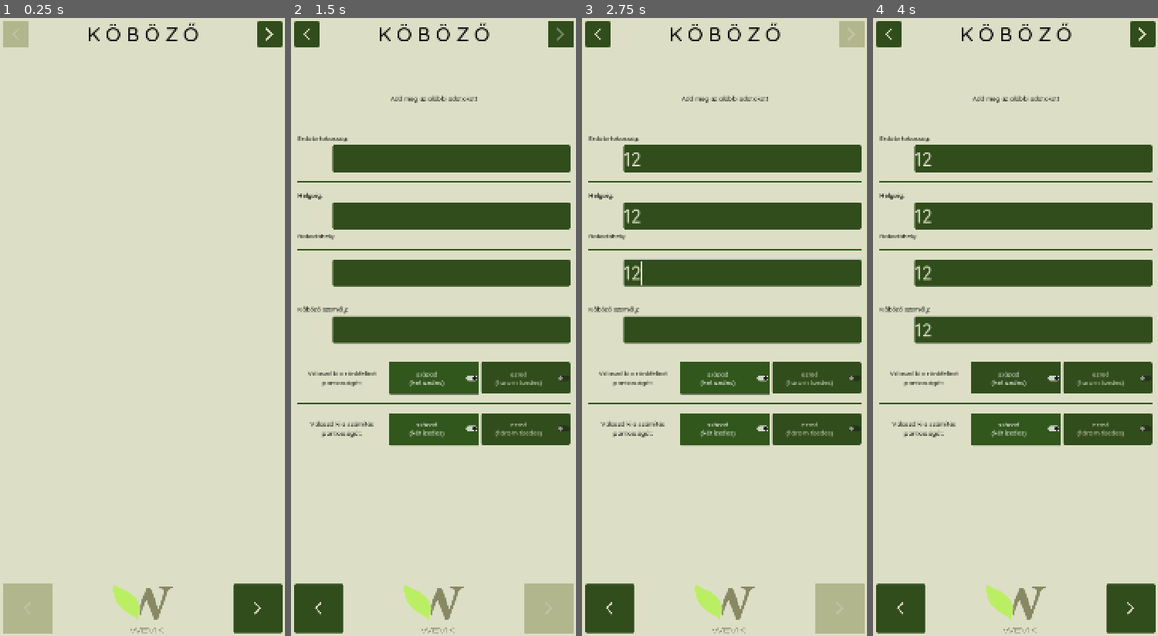
Above: before the commit, frames 1-4 (left to right).
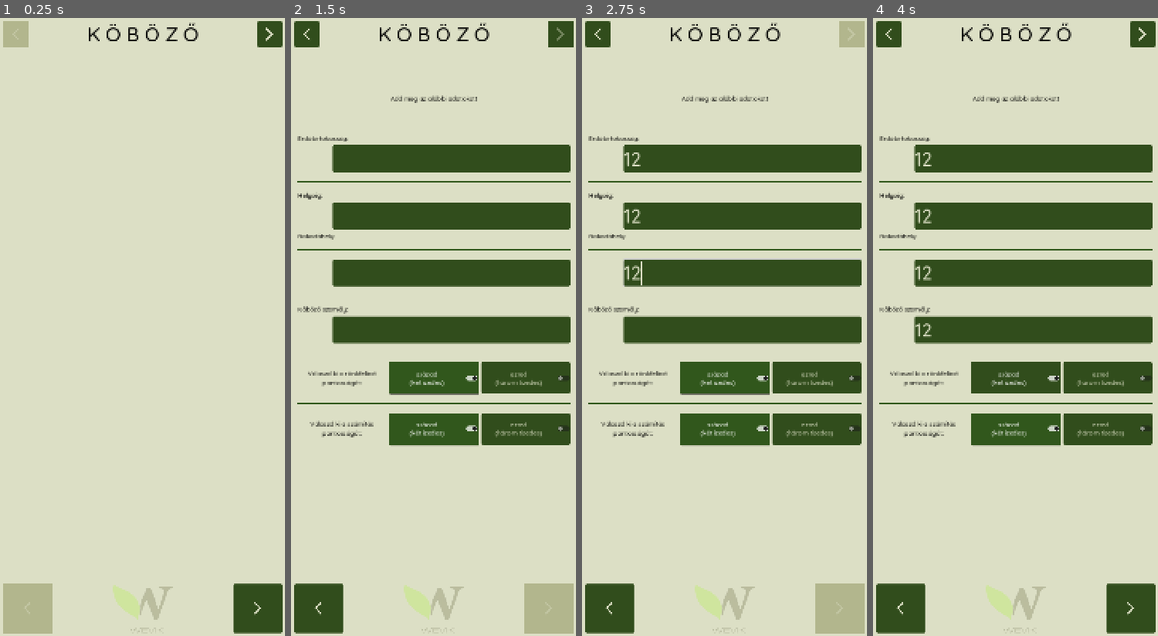
Above: after the commit, the same moments.

Repository: rolika/kob_g
Game: Godot game, scene res://main.tscn
Same seed, same stepped clock (60 frames per second), same inputs: the game is played once before the commit and once after it.
Inputs (mouse positions are in pixels of both pictures, inside the frame that each line leads up to):
- Up to frame 1 (0.25 s): no input
- Up to frame 2 (1.5 s): click (433, 605) at 0.52 s; click (558, 36) at 1.27 s
- Up to frame 3 (2.75 s): click (741, 160) at 2.02 s; type "12" at 2.1 s; click (741, 215) at 2.25 s; type "12" at 2.33 s; click (741, 271) at 2.48 s; type "12" at 2.57 s
- Up to frame 4 (4 s): click (1032, 327) at 2.77 s; type "12" at 2.85 s; click "század (két izedes)" at 3.5 s

The runs differ from the first frame. In frame 1, 0.5% of the frame differs, in the area x 39-61%, y 91-100%; in frame 2, 0.5%; in frame 3, 0.5%; in frame 4, 0.5%.

Commit message:
save image on button press

Diff:
--- a/scenes/hud.tscn
+++ b/scenes/hud.tscn
@@ -77,7 +77,7 @@
 icon = ExtResource("1_oo0fn")
 icon_alignment = 1
 
-[node name="HomeButton" type="Button" parent="VBoxContainer/FooterContainer"]
+[node name="ShareButton" type="Button" parent="VBoxContainer/FooterContainer"]
 layout_mode = 2
 size_flags_horizontal = 3
 theme_override_styles/focus = SubResource("StyleBoxEmpty_uo2fv")
@@ -87,7 +87,6 @@
 theme_override_styles/pressed = SubResource("StyleBoxEmpty_0i1j5")
 theme_override_styles/normal = SubResource("StyleBoxEmpty_hd3ao")
 icon = ExtResource("3_5ysmq")
-flat = true
 icon_alignment = 1
 
 [node name="ForwardButton" type="Button" parent="VBoxContainer/FooterContainer"]
@@ -99,5 +98,5 @@
 [connection signal="pressed" from="VBoxContainer/HeaderContainer/BackwardButton" to="." method="_on_backward_button_pressed"]
 [connection signal="pressed" from="VBoxContainer/HeaderContainer/ForwardButton" to="." method="_on_forward_button_pressed"]
 [connection signal="pressed" from="VBoxContainer/FooterContainer/BackwardButton" to="." method="_on_backward_button_pressed"]
-[connection signal="pressed" from="VBoxContainer/FooterContainer/HomeButton" to="." method="_on_home_button_pressed"]
+[connection signal="pressed" from="VBoxContainer/FooterContainer/ShareButton" to="." method="_on_share_button_pressed"]
 [connection signal="pressed" from="VBoxContainer/FooterContainer/ForwardButton" to="." method="_on_forward_button_pressed"]
--- a/scripts/hud.gd
+++ b/scripts/hud.gd
@@ -2,7 +2,7 @@
 
 signal backward
 signal forward
-signal home
+signal share
 
 var screen: Container = null
 
@@ -10,6 +10,7 @@
 @onready var header_forward_button: Button = $VBoxContainer/HeaderContainer/ForwardButton
 @onready var footer_backward_button: Button = $VBoxContainer/FooterContainer/BackwardButton
 @onready var footer_forward_button: Button = $VBoxContainer/FooterContainer/ForwardButton
+@onready var share_button: Button = $VBoxContainer/FooterContainer/ShareButton
 
 func _on_backward_button_pressed() -> void:
     backward.emit()
@@ -17,8 +18,8 @@
 func _on_forward_button_pressed() -> void:
     forward.emit()
 
-func _on_home_button_pressed() -> void:
-    home.emit()
+func _on_share_button_pressed() -> void:
+    share.emit()
 
 func change_screen(content: Container) -> void:
     disable_all()
@@ -33,6 +34,8 @@
         forward.disconnect(connection.callable)
     for connection in backward.get_connections():
         backward.disconnect(connection.callable)
+    for connection in share.get_connections():
+        share.disconnect(connection.callable)
 
 func disable_forward() -> void:
     header_forward_button.disabled = true
@@ -45,6 +48,7 @@
 func disable_all() -> void:
     disable_forward()
     disable_backward()
+    share_button.disabled = true
 
 func enable_forward() -> void:
     header_forward_button.disabled = false
@@ -57,3 +61,4 @@
 func enable_all() -> void:
     enable_forward()
     enable_backward()
+    share_button.disabled = false
--- a/scripts/main.gd
+++ b/scripts/main.gd
@@ -76,6 +76,9 @@
     hud.enable_all()
     hud.forward.connect(_ready)
     hud.backward.connect(_ready)
+    hud.share.connect(_on_report_share)
+
+func _on_report_share() -> void:
     var image: Image = await scene.get_report_as_image()
     File_IO.save_report(image)
 
